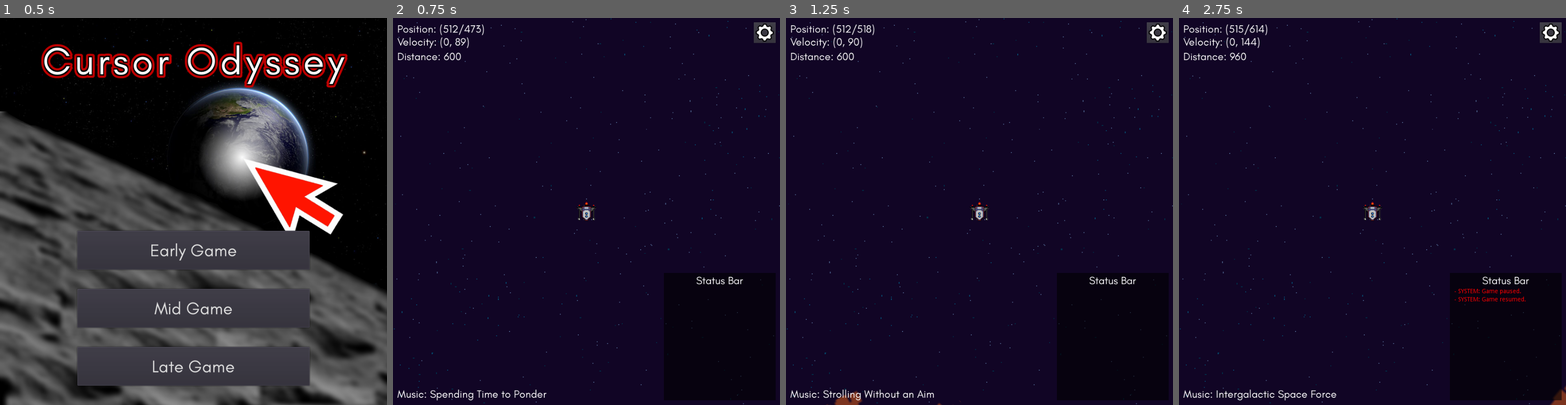
Above: before the commit, frames 1-4 (left to right).
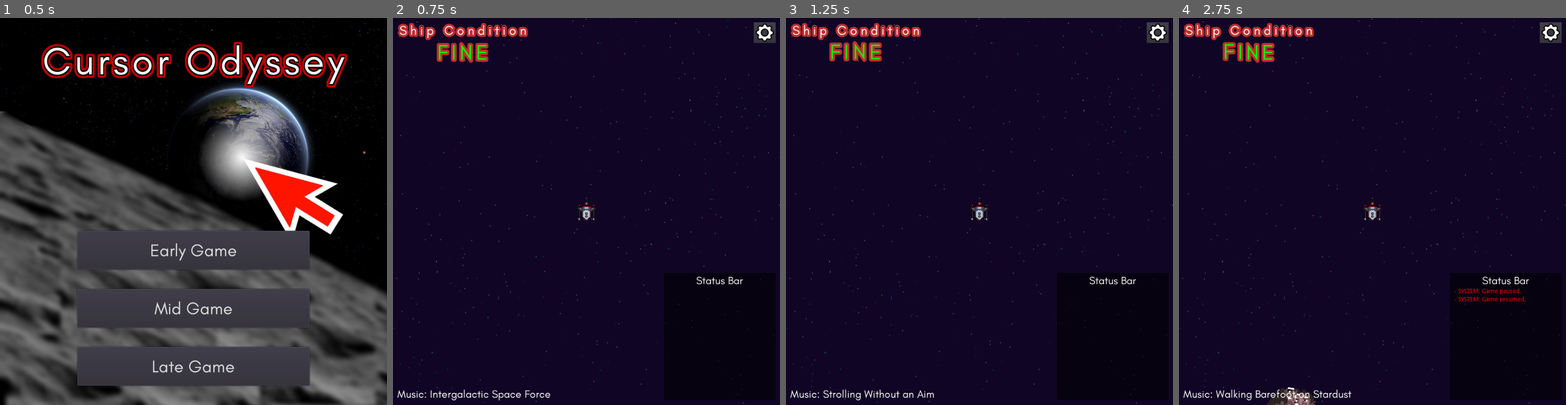
Above: after the commit, the same moments.

Repository: Locherdev/cursor-odyssey
Game: Godot game, scene res://src/level/Titlescreen.tscn
Same seed, same stepped clock (60 frames per second), same inputs: the game is played once before the commit and once after it. Sound files missing from this copy of the repository are replaced by a short silence.
Inputs (mouse positions are in pixels of both pictures, inside the frame that each line leads up to):
- Up to frame 1 (0.5 s): no input
- Up to frame 2 (0.75 s): click "Early Game" at 0.5 s
- Up to frame 3 (1.25 s): no input
- Up to frame 4 (2.75 s): click (1550, 33) at 1.25 s; click "Cancel" at 2 s

Frame 1 is identical in both runs. In frame 2, 2.3% of the frame differs, in the area x 0-100%, y 0-100%; in frame 3, 2.1%; in frame 4, 2.7%.

Commit message:
CHAOS PUSH: > Asteroids now have a propulsion when playing on normal / hard > Ship condition is now displayed / reimplemented damage calculation

Diff:
--- a/game/src/audioplayer/AudioStreamPlayer.gd
+++ b/game/src/audioplayer/AudioStreamPlayer.gd
@@ -12,8 +12,16 @@
 	if Globals.connect("skip_to_next_track", self, "_skip_song") != OK: Globals.error_connect(self)
 	if Globals.connect("death", self, "_on_death") != OK: Globals.error_connect(self)
 	if connect("finished", self, "_get_next_track") != OK: Globals.error_connect(self)
+	music_library = _set_music_library()
 	randomize()
 	_get_next_track()
+
+func _set_music_library() -> int:
+	match Globals.difficulty:
+		0: return 0
+		1: return 1
+		2: return 2
+		_: return 3
 
 func _skip_song() -> void:
 	var tracks = Music.list_of_tracks(music_library, current_track)
@@ -50,6 +58,7 @@
 	set_stream(audiostream)
 	volume_db = linear2db(Globals.game_volume)
 	play()
+	Globals.game_over()
 
 ### NOT USED ###
 func _pause_current_track() -> void:
--- a/game/src/autoloads/Globals.gd
+++ b/game/src/autoloads/Globals.gd
@@ -12,21 +12,23 @@
 signal pause_game()
 signal resume_game()
 signal debris_destroyed()
+signal game_over()
 
 var spaceship
 var game_volume = 0.5
 var disable_uiCancel = false
+var difficulty = 0 #easy0, normal1, hard2
 
-func append_to_statuslog(text): emit_signal("statuslog", text)
-func output_to_screen(text): emit_signal("screenOutput", text)
+func append_to_statuslog(text) -> void: emit_signal("statuslog", text)
+func output_to_screen(text) -> void: emit_signal("screenOutput", text)
 
-func change_trackname(): emit_signal("trackname", Music.current_track.name)
-func set_music_volume(value): emit_signal("set_music_volume", value)
-func skip_to_next_track(): emit_signal("skip_to_next_track")
+func change_trackname() -> void: emit_signal("trackname", Music.current_track.name)
+func set_music_volume(value) -> void: emit_signal("set_music_volume", value)
+func skip_to_next_track() -> void: emit_signal("skip_to_next_track")
 
-func register_ship(ship): spaceship = ship
-func open_pause(): emit_signal("open_pause")
-func pause(state):
+func register_ship(ship) -> void: spaceship = ship
+func open_pause() -> void: emit_signal("open_pause")
+func pause(state) -> void:
 	spaceship.visible = not state
 	if state:
 		append_to_statuslog(StatusMsg.system_gamePaused)
@@ -35,7 +37,8 @@
 		append_to_statuslog(StatusMsg.system_gameResumed)
 		emit_signal("resume_game")
 
-func death(): emit_signal("death")
-func debris_destroyed(): emit_signal("debris_destroyed")
+func death() -> void: emit_signal("death")
+func debris_destroyed() -> void: emit_signal("debris_destroyed")
+func game_over() -> void: emit_signal("game_over")
 
-func error_connect(args): print(args, " could not be connected!")
+func error_connect(args) -> void: print(args, " could not be connected!")
--- a/game/src/autoloads/StatusMsg.gd
+++ b/game/src/autoloads/StatusMsg.gd
@@ -11,5 +11,5 @@
 ### Screen Output ###
 var screen_smallDMG = "[shake rate=5 level=10][color=lime]Small damage to ship's hull detected[/color][/shake]"
 var screen_moderateDMG = "[shake rate=5 level=10][color=yellow]Moderate damage to ship's hull detected[/color][/shake]"
-var screen_critialDMG = "[shake rate=5 level=10][color=red]Critical damage to ship's hull detected[/color][/shake]"
+var screen_criticalDMG = "[shake rate=5 level=10][color=red]Critical damage to ship's hull detected[/color][/shake]"
 var screen_deathDMG = "[shake rate=5 level=10][color=red]Unreparable damage to ship. Please evacuate.[/color][/shake]"
--- a/game/src/debris/Debris.gd
+++ b/game/src/debris/Debris.gd
@@ -2,8 +2,40 @@
 
 var rotation_speed = float(rand_range(-2,2))
 var debris_scale = float(rand_range(0.1,0.5))
+var destination: Vector2
+var origin: Vector2
 
-func _ready() -> void: scale = Vector2(debris_scale, debris_scale)
+func _ready() -> void:
+	scale = Vector2(debris_scale, debris_scale)
+	position = _randomize_position(Globals.spaceship.position)
+	if Globals.difficulty > 0: _calculate_trajectory(Globals.spaceship.position)
+
+func _physics_process(delta: float) -> void:
+	rotate(rotation_speed*delta)
+	if Globals.difficulty > 0: move_and_slide(_calculate_propulsion(), Vector2.UP)
+	if _out_of_focus(): _destroy()
+
+func _calculate_trajectory(ship_pos) -> void:
+	var rand_x = int(rand_range(ship_pos.x - 400, ship_pos.x + 400))
+	var rand_y = int(rand_range(ship_pos.y - 400, ship_pos.y + 400))
+	destination = Vector2(rand_x, rand_y)
+	origin = position
+
+func _calculate_propulsion() -> Vector2:
+	var trajectory = destination - position
+	return trajectory.normalized() * Vector2(200,200)
+
+func _randomize_position(pos) -> Vector2:
+	randomize()
+	var rand_x = int(rand_range(-1000, 1000))
+	var rand_y
+	if rand_x <= -600 || rand_x >= 600:
+		rand_y = int(rand_range(-1000, 1000))
+	else:
+		rand_y = int(rand_range(600, 1000))
+		rand_y = [rand_y, rand_y * -1]
+		rand_y = rand_y[randi() % rand_y.size()]
+	return Vector2(rand_x + pos.x,rand_y + pos.y)
 
 func _destroy() -> void:
 	Globals.debris_destroyed()
@@ -12,33 +44,27 @@
 func _collision(body: Node) -> void:
 	match body.get_filename():
 		"res://src/spaceship/Spaceship.tscn":
-			$Personal_Space/CollisionShape2D.disabled = true
+			collision_mask = 0
 			$AnimationPlayer.play("Explosion")
 			_play_sound()
 			Globals.append_to_statuslog(StatusMsg.game_collisionDebris)
-			Globals.spaceship.receive_damage()
+			Globals.spaceship.receive_damage(_damage_calculation())
 		"res://src/debris/Debris.tscn":
 			if body != self:
-				$Personal_Space/CollisionShape2D.disabled = true
 				$AnimationPlayer.play("Explosion")
+				_play_sound()
+func _deathAnimation_end(_anim_name: String) -> void: _destroy()
 
-func _process(delta: float) -> void:
-	rotate(rotation_speed*delta)
-	if _out_of_focus(): _destroy()
+func _damage_calculation() -> int:
+	return int((debris_scale * 100) / 2)
 
 func _out_of_focus() -> bool:
 	var distance = get_global_position().distance_to(Globals.spaceship.get_global_position())
 	if distance > 1400: return true
-	#var spaceship_pos = Globals.spaceship.position
-	#var x_diff = abs(abs(position.x) - abs(spaceship_pos.x))
-	#var y_diff = abs(abs(position.y) - abs(spaceship_pos.y))
-	#if x_diff > 1000 || y_diff > 1000: return true
 	else: return false
-
-func _on_AnimationPlayer_animation_finished(_anim_name: String) -> void: _destroy()
 
 func _play_sound():
 	var soundstream = load(Music.sounds_total[0].path)
 	$Soundeffects.set_stream(soundstream)
-	$Soundeffects.volume_db = linear2db(Globals.game_volume)
+	$Soundeffects.volume_db = linear2db(Globals.game_volume-0.2)
 	$Soundeffects.play()
--- a/game/src/debris/Debris.tscn
+++ b/game/src/debris/Debris.tscn
@@ -26,10 +26,10 @@
 tracks/1/imported = false
 tracks/1/enabled = true
 tracks/1/keys = {
-"times": PoolRealArray( 0 ),
-"transitions": PoolRealArray( 1 ),
+"times": PoolRealArray( 0, 0.1 ),
+"transitions": PoolRealArray( 1, 1 ),
 "update": 1,
-"values": [ 1 ]
+"values": [ -1, 1 ]
 }
 tracks/2/type = "value"
 tracks/2/path = NodePath("Effect:frame")
@@ -88,5 +88,5 @@
 
 [node name="Collision" type="CollisionShape2D" parent="."]
 shape = SubResource( 3 )
-[connection signal="animation_finished" from="AnimationPlayer" to="." method="_on_AnimationPlayer_animation_finished"]
+[connection signal="animation_finished" from="AnimationPlayer" to="." method="_deathAnimation_end"]
 [connection signal="body_entered" from="Personal_Space" to="." method="_collision"]
--- a/game/src/level/Template.gd
+++ b/game/src/level/Template.gd
@@ -3,25 +3,18 @@
 export(int) var max_num_of_asteroids
 
 func _ready() -> void:
-	Globals.connect("debris_destroyed", self, "_set_asteroid")
+	if Globals.connect("game_over", self, "_clear_asteroids") != OK: Globals.error_connect(self)
+	if Globals.connect("debris_destroyed", self, "_instance_asteroid")  != OK: Globals.error_connect(self)
 	_initial_set_asteroids()
 
-func _initial_set_asteroids() -> void: for i in max_num_of_asteroids: _set_asteroid()
+func _initial_set_asteroids() -> void: for i in max_num_of_asteroids: _instance_asteroid()
 
-func _set_asteroid() -> void:
+func _instance_asteroid() -> void:
 	var new_asteroid = load("res://src/debris/Debris.tscn")
 	var asteroid_node = new_asteroid.instance()
-	asteroid_node.position = _random(Globals.spaceship.position)
 	$DebrisContainer.add_child(asteroid_node)
 
-func _random(pos) -> Vector2:
-	randomize()
-	var rand_x = int(rand_range(-1000, 1000))
-	var rand_y
-	if rand_x <= -600 || rand_x >= 600:
-		rand_y = int(rand_range(-1000, 1000))
-	else:
-		rand_y = int(rand_range(600, 1000))
-		rand_y = [rand_y, rand_y * -1]
-		rand_y = rand_y[randi() % rand_y.size()]
-	return Vector2(rand_x + pos.x,rand_y + pos.y)
+func _clear_asteroids() -> void:
+	for debris in $DebrisContainer.get_children():
+		$DebrisContainer.remove_child(debris)
+		debris.queue_free()
--- a/game/src/level/Template.tscn
+++ b/game/src/level/Template.tscn
@@ -31,6 +31,7 @@
 [node name="ParallaxBackground" type="ParallaxBackground" parent="Background"]
 
 [node name="Sprite" type="Sprite" parent="Background/ParallaxBackground"]
+position = Vector2( 0, -1.58667 )
 texture = ExtResource( 6 )
 centered = false
 
@@ -66,3 +67,5 @@
 position = Vector2( 512.25, 458.876 )
 scale = Vector2( 0.15, 0.15 )
 [connection signal="pressed" from="Background/Options" to="Interface/UI" method="_pause_game"]
+
+[editable path="Interface/UI"]
--- a/game/src/spaceship/Spaceship.gd
+++ b/game/src/spaceship/Spaceship.gd
@@ -5,9 +5,10 @@
 export var stop_distance = 250
 var vel: Vector2
 var distance
-var hitpoints = 4
+var hitpoints: int
 
 func _ready() -> void:
+	hitpoints = 100
 	Globals.register_ship(self)
 	$Effect.visible = false
 
@@ -28,25 +29,26 @@
 		vel = move_and_slide(normalized_direction * max(min_move_speed, min(max_move_speed, direction_distance)))
 
 # Collision #
-func receive_damage():
-	hitpoints -= 1
-	match hitpoints:
-		3:
-			Globals.output_to_screen(StatusMsg.screen_smallDMG)
-		2:
-			Globals.output_to_screen(StatusMsg.screen_moderateDMG)
-		1:
-			Globals.output_to_screen(StatusMsg.screen_critialDMG)
-		0:
-			Globals.output_to_screen(StatusMsg.screen_deathDMG)
-			$Effect.visible = true
-			$AnimationPlayer.play("Explosion")
-			_play_sound()
-			Globals.death()
-			set_process(false)
+func receive_damage(dmg):
+	hitpoints -= dmg
+	print("Damage received: ",dmg, "| HP: ", hitpoints)
+	if hitpoints <= 0: _explode()
+	elif hitpoints <= 25:
+		Globals.output_to_screen(StatusMsg.screen_criticalDMG)
+	elif hitpoints <= 50:
+		Globals.output_to_screen(StatusMsg.screen_moderateDMG)
+	else:
+		Globals.output_to_screen(StatusMsg.screen_smallDMG)
 
-func _on_AnimationPlayer_animation_finished(_anim_name: String) -> void:
-	$Effect.visible = false
+func _explode() -> void:
+	Globals.output_to_screen(StatusMsg.screen_deathDMG)
+	$Effect.visible = true
+	$AnimationPlayer.play("Explosion")
+	_play_sound()
+	Globals.death()
+	set_process(false)
+
+func _on_AnimationPlayer_animation_finished(_anim_name: String) -> void: $Effect.visible = false
 
 func _play_sound():
 	var soundstream = load(Music.sounds_total[1].path)
--- a/game/src/userinterface/TitleUI.gd
+++ b/game/src/userinterface/TitleUI.gd
@@ -1,17 +1,23 @@
 extends Control
 
 func _ready() -> void:
-	if $PlayGame.connect("pressed", self, "_on_Button_pressed", [$PlayGame.name]) != OK: Globals.error_connect(self)
-	if $DevRoom.connect("pressed", self, "_on_Button_pressed", [$DevRoom.name]) != OK: Globals.error_connect(self)
-	if $QuitGame.connect("pressed", self, "_on_Button_pressed", [$QuitGame.name]) != OK: Globals.error_connect(self)
+	if $Easy.connect("pressed", self, "_on_Button_pressed", [$Easy.name]) != OK: Globals.error_connect(self)
+	if $Normal.connect("pressed", self, "_on_Button_pressed", [$Normal.name]) != OK: Globals.error_connect(self)
+	if $Hard.connect("pressed", self, "_on_Button_pressed", [$Hard.name]) != OK: Globals.error_connect(self)
 	if $WindowDialog/OK.connect("pressed", self, "_on_Button_pressed", [$WindowDialog/OK.name]) != OK: Globals.error_connect(self)
 
 func _on_Button_pressed(name):
 	match name:
 # warning-ignore:return_value_discarded
-		"PlayGame": get_tree().change_scene("res://src/level/Template.tscn")
-		"DevRoom": _toggle_popup()
-		"QuitGame": _toggle_popup()
+		"Easy":
+			Globals.difficulty = 0
+			get_tree().change_scene("res://src/level/Template.tscn")
+		"Normal":
+			Globals.difficulty = 1
+			get_tree().change_scene("res://src/level/Template.tscn")
+		"Hard":
+			Globals.difficulty = 2
+			get_tree().change_scene("res://src/level/Template.tscn")
 		"OK": _toggle_popup()
 
 func _toggle_popup():
--- a/game/src/userinterface/TitleUI.tscn
+++ b/game/src/userinterface/TitleUI.tscn
@@ -35,7 +35,7 @@
 
 [node name="Line2D" type="Line2D" parent="CanvasLayer"]
 
-[node name="PlayGame" type="Button" parent="."]
+[node name="Easy" type="Button" parent="."]
 anchor_left = 0.2
 anchor_top = 0.55
 anchor_right = 0.8
@@ -48,7 +48,7 @@
 "_edit_use_anchors_": false
 }
 
-[node name="DevRoom" type="Button" parent="."]
+[node name="Normal" type="Button" parent="."]
 anchor_left = 0.2
 anchor_top = 0.7
 anchor_right = 0.8
@@ -61,7 +61,7 @@
 "_edit_use_anchors_": false
 }
 
-[node name="QuitGame" type="Button" parent="."]
+[node name="Hard" type="Button" parent="."]
 anchor_left = 0.2
 anchor_top = 0.85
 anchor_right = 0.8
--- a/game/src/userinterface/UI.gd
+++ b/game/src/userinterface/UI.gd
@@ -4,13 +4,16 @@
 onready var status_log = $Control/StatusLog
 onready var screen_output = $Control/ScreenOutput
 onready var screen_player = $Control/ScreenOutput/ScreenPlayer
+onready var ship_condition = $GameInfo/ShipCondition
+
+var smallShake = "[shake rate=5 level=10][color=lime][center]FINE[/center][/color][/shake]"
+var mediumShake = "[shake rate=15 level=10][color=yellow][center]CAUTION[/center][/color][/shake]"
+var heavyShake = "[shake rate=30 level=15][color=red][center]CRITICAL[/center][/color][/shake]"
 
 func _ready() -> void:
 	if Globals.connect("trackname", self, "_change_trackname") != OK: Globals.error_connect(self)
 	if Globals.connect("statuslog", self, "_append_to_statuslog") != OK: Globals.error_connect(self)
 	if Globals.connect("screenOutput", self, "_output_to_screen") != OK: Globals.error_connect(self)
-
-func _process(_delta: float) -> void: _debug()
 
 func _change_trackname(name): trackname_label.text = "Music: " + name
 
@@ -23,10 +26,11 @@
 	screen_output.bbcode_text = ""
 	screen_output.append_bbcode("[center]"+text+"[/center]")
 	screen_player.play("Text_In")
+	_update_ship_condition()
+
+func _update_ship_condition() -> void:
+	if Globals.spaceship.hitpoints <= 25: ship_condition.set_bbcode(heavyShake)
+	elif Globals.spaceship.hitpoints <= 50: ship_condition.set_bbcode(mediumShake)
+	else: ship_condition.set_bbcode(smallShake)
 
 func _pause_game() -> void: Globals.open_pause()
-
-### Debug Output Functions ###
-func _debug():
-	$Debug/Debug_position.text = "Position: ("+ str(int(Globals.spaceship.position.x)) + "/" + str(int(Globals.spaceship.position.y))+")"
-	$Debug/Debug_velocity.text = "Velocity: "+ str(Globals.spaceship.vel.floor()) + "\nDistance: " + str(Globals.spaceship.distance)
--- a/game/src/userinterface/UI.tscn
+++ b/game/src/userinterface/UI.tscn
@@ -1,7 +1,23 @@
-[gd_scene load_steps=4 format=2]
+[gd_scene load_steps=7 format=2]
 
 [ext_resource path="res://assets/font/Glacial_trackname.tres" type="DynamicFont" id=1]
 [ext_resource path="res://src/userinterface/UI.gd" type="Script" id=2]
+[ext_resource path="res://assets/font/GlacialIndifference-Regular.otf" type="DynamicFontData" id=3]
+
+[sub_resource type="DynamicFont" id=2]
+size = 30
+outline_size = 5
+outline_color = Color( 0.752941, 0.188235, 0.188235, 1 )
+extra_spacing_char = 8
+font_data = ExtResource( 3 )
+
+[sub_resource type="DynamicFont" id=3]
+size = 50
+outline_size = 5
+outline_color = Color( 0.752941, 0.188235, 0.188235, 1 )
+extra_spacing_bottom = 1
+extra_spacing_char = 8
+font_data = ExtResource( 3 )
 
 [sub_resource type="Animation" id=1]
 resource_name = "Text_In"
@@ -34,7 +50,7 @@
 [node name="UI" type="CanvasLayer"]
 script = ExtResource( 2 )
 
-[node name="Debug" type="Control" parent="."]
+[node name="GameInfo" type="Control" parent="."]
 anchor_right = 1.0
 anchor_bottom = 1.0
 grow_horizontal = 0
@@ -45,24 +61,29 @@
 "_edit_use_anchors_": false
 }
 
-[node name="Debug_velocity" type="Label" parent="Debug"]
-margin_left = 10.0
-margin_top = 40.0
-margin_right = 98.0
-margin_bottom = 71.0
-custom_fonts/font = ExtResource( 1 )
-text = "Velocity"
-__meta__ = {
-"_edit_use_anchors_": false
-}
-
-[node name="Debug_position" type="Label" parent="Debug"]
+[node name="ShipLabel" type="Label" parent="GameInfo"]
+anchor_right = 0.35
+anchor_bottom = 0.05
 margin_left = 10.0
 margin_top = 10.0
-margin_right = 94.0
-margin_bottom = 41.0
-custom_fonts/font = ExtResource( 1 )
-text = "Position"
+custom_fonts/font = SubResource( 2 )
+text = "Ship Condition"
+align = 1
+valign = 1
+
+[node name="ShipCondition" type="RichTextLabel" parent="GameInfo"]
+anchor_top = 0.05
+anchor_right = 0.35
+anchor_bottom = 0.15
+margin_left = 10.0
+margin_top = -60.0
+rect_min_size = Vector2( 305, 80 )
+custom_fonts/normal_font = SubResource( 3 )
+bbcode_enabled = true
+bbcode_text = "[shake rate=5 level=10][color=lime][center]FINE[/center][/color][/shake]"
+tab_size = 1
+text = "FINE"
+scroll_active = false
 __meta__ = {
 "_edit_use_anchors_": false
 }
@@ -70,7 +91,7 @@
 [node name="Control" type="Control" parent="."]
 anchor_right = 1.0
 anchor_bottom = 1.0
-margin_top = -1.29236
+margin_top = -1.29233
 margin_bottom = -1.29236
 __meta__ = {
 "_edit_use_anchors_": false
